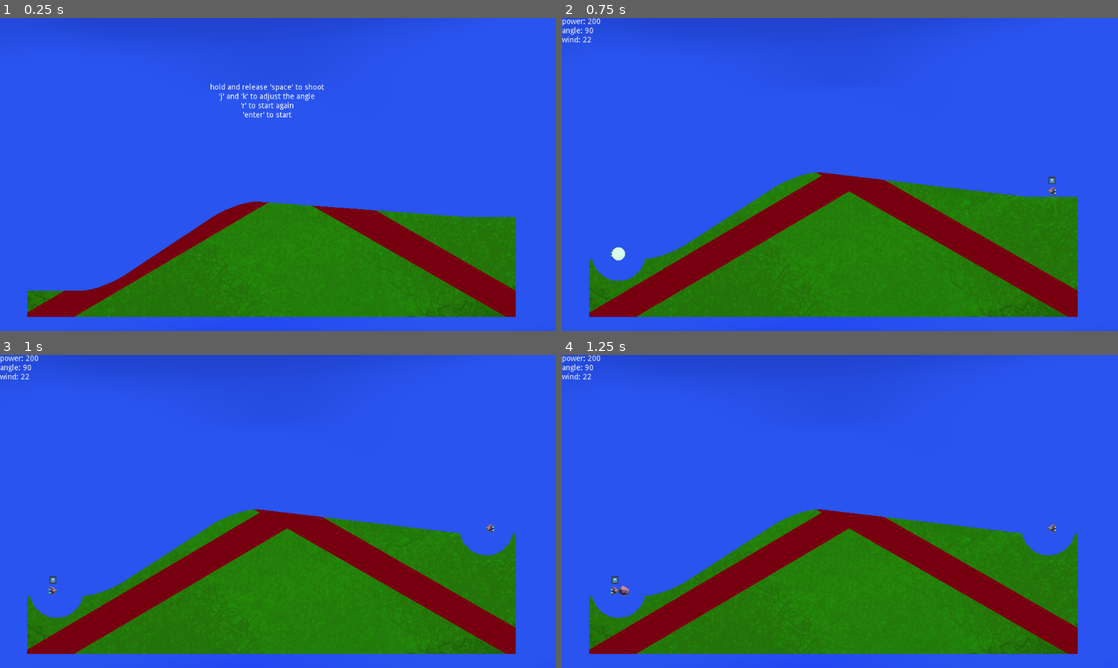
Above: before the commit, frames 1-4 (two rows, left to right).
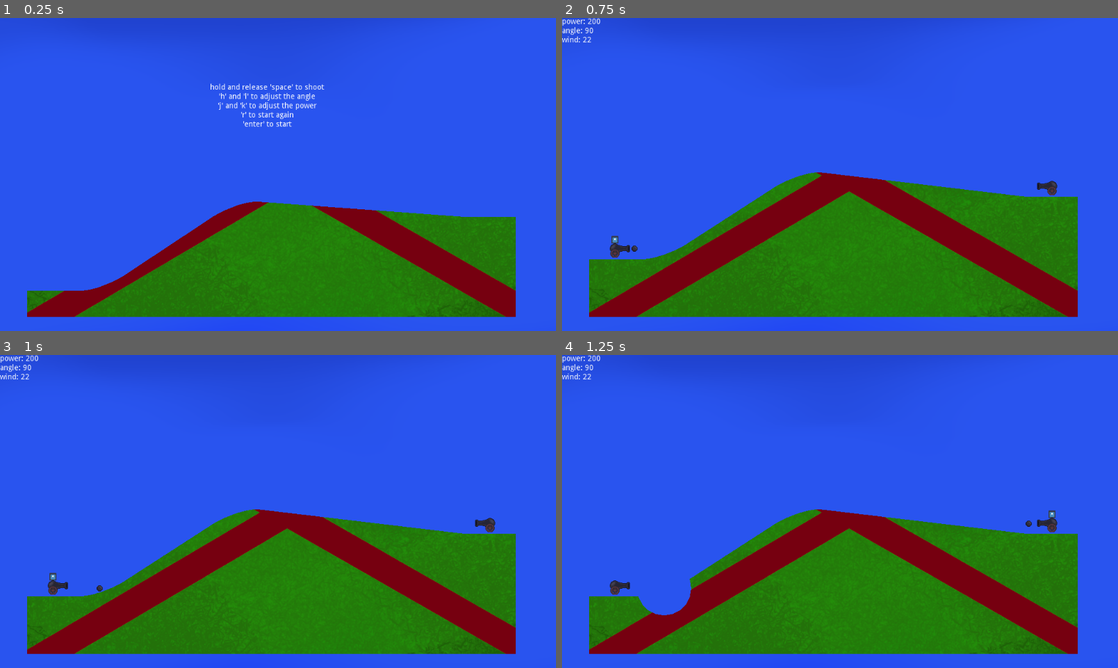
Above: after the commit, the same moments.

Repository: brianrrichter/gd_cannon
Game: Godot game, scene res://Main.tscn
Two runs of this game, one before a commit and one after it. Both use one fixed random seed, a clock stepped at 60 frames per second and the inputs below. The engine's default icon, where the game draws it, is replaced by a stand-in: a white triangle on a blue panel in a dark square.
Inputs:
- Up to frame 1 (0.25 s): no input
- Up to frame 2 (0.75 s): tap Enter at 0.5 s; tap Space at 0.6 s
- Up to frame 3 (1 s): tap Space at 0.77 s
- Up to frame 4 (1.25 s): tap Space at 1.07 s

The runs differ from the first frame. In frame 1, 0.5% of the frame differs, in the area x 39-57%, y 24-35%; in frame 2, 0.8%; in frame 3, 1.3%; in frame 4, 1.9%, in the area x 5-93%, y 49-84%.

Commit message:
* dev: replaced cannon sprite and cannon ball sprite

Diff:
--- a/Main.tscn
+++ b/Main.tscn
@@ -31,7 +31,8 @@
 margin_right = 597.173
 margin_bottom = 168.841
 text = "hold and release 'space' to shoot
-'j' and 'k' to adjust the angle
+'h' and 'l' to adjust the angle
+'j' and 'k' to adjust the power
 'r' to start again
 'enter' to start"
 align = 1
--- a/Ball.tscn
+++ b/scenes/Ball.tscn
@@ -1,22 +1,31 @@
-[gd_scene load_steps=4 format=2]
+[gd_scene load_steps=5 format=2]
 
-[ext_resource path="res://images/asteroid2.png" type="Texture" id=1]
-[ext_resource path="res://scripts/Ball.gd" type="Script" id=2]
+[ext_resource path="res://scripts/Ball.gd" type="Script" id=1]
+[ext_resource path="res://images/asteroid2.png" type="Texture" id=2]
+[ext_resource path="res://images/cannon_spritesheet.png" type="Texture" id=3]
 
 [sub_resource type="CircleShape2D" id=1]
+radius = 5.85956
 
 [node name="Ball" type="RigidBody2D"]
 collision_layer = 2
 collision_mask = 5
 contacts_reported = 1
 contact_monitor = true
-script = ExtResource( 2 )
+script = ExtResource( 1 )
 
 [node name="CollisionShape2D" type="CollisionShape2D" parent="."]
 shape = SubResource( 1 )
 
 [node name="asteroid2" type="Sprite" parent="."]
+visible = false
 scale = Vector2( 1.3, 1.3 )
-texture = ExtResource( 1 )
+texture = ExtResource( 2 )
+
+[node name="cannon_spritesheet" type="Sprite" parent="."]
+texture = ExtResource( 3 )
+region_enabled = true
+region_rect = Rect2( 368, 53, 11, 11 )
+region_filter_clip = true
 [connection signal="body_entered" from="." to="." method="_on_Ball_body_entered"]
 [connection signal="body_shape_entered" from="." to="." method="_on_Ball_body_shape_entered"]
--- a/scenes/Player.tscn
+++ b/scenes/Player.tscn
@@ -1,8 +1,8 @@
 [gd_scene load_steps=5 format=2]
 
-[ext_resource path="res://images/player1.png" type="Texture" id=1]
 [ext_resource path="res://scripts/Player.gd" type="Script" id=2]
 [ext_resource path="res://icon.png" type="Texture" id=3]
+[ext_resource path="res://images/cannon_spritesheet.png" type="Texture" id=4]
 
 [sub_resource type="CircleShape2D" id=1]
 
@@ -13,12 +13,22 @@
 [node name="CollisionShape2D" type="CollisionShape2D" parent="."]
 shape = SubResource( 1 )
 
-[node name="Sprite" type="Sprite" parent="."]
-texture = ExtResource( 1 )
+[node name="currentPlayerIndication" type="Sprite" parent="."]
+position = Vector2( 0, -25.9595 )
+scale = Vector2( 0.211171, 0.211171 )
+texture = ExtResource( 3 )
 
-[node name="currentPlayerIndication" type="Sprite" parent="."]
-position = Vector2( 0, -20 )
-scale = Vector2( 0.211171, 0.211171 )
+[node name="Cannon" type="Sprite" parent="."]
+position = Vector2( 0.0311451, -0.0570393 )
+texture = ExtResource( 4 )
+offset = Vector2( 8.9587, -5.56161 )
+region_enabled = true
+region_rect = Rect2( 2, 2, 37, 26 )
+
+[node name="ball_spawn" type="Sprite" parent="Cannon"]
+visible = false
+position = Vector2( 26.4013, -9.12627 )
+scale = Vector2( 0.0564158, 0.0564158 )
 texture = ExtResource( 3 )
 [connection signal="body_entered" from="." to="." method="_on_Player_body_entered"]
 [connection signal="body_exited" from="." to="." method="_on_Player_body_exited"]
--- a/scripts/Player.gd
+++ b/scripts/Player.gd
@@ -2,14 +2,14 @@
 
 signal destroyed()
 
-var ball_scene = preload("res://Ball.tscn")
+var ball_scene = preload("res://scenes/Ball.tscn")
 var explosion_scene = preload("res://scenes/explosion.tscn")
 
 var player_name = 'player'
 
 var pointing_angle = 90.0
 var velocity = 200
-onready var cannon = $Sprite
+onready var cannon = $Cannon
 var direction = -1
 
 
@@ -41,9 +41,10 @@
 	var ball_instance = ball_scene.instance()
 #	ball_instance.add_collision_exception_with(self) ... only for body
 
-	ball_instance.add_to_group("just_fired")
+#	if the ball initial position is inside parent's collisionShape
+#	ball_instance.add_to_group("just_fired")
 
-	ball_instance.position = position
+	ball_instance.position = $Cannon/ball_spawn.global_position
 
 	var angle = pointing_angle
 
Binary file added: images/cannon_spritesheet.png
Not shown, added: images/cannon_spritesheet.png.import
Not shown, added: doc/credits.md
